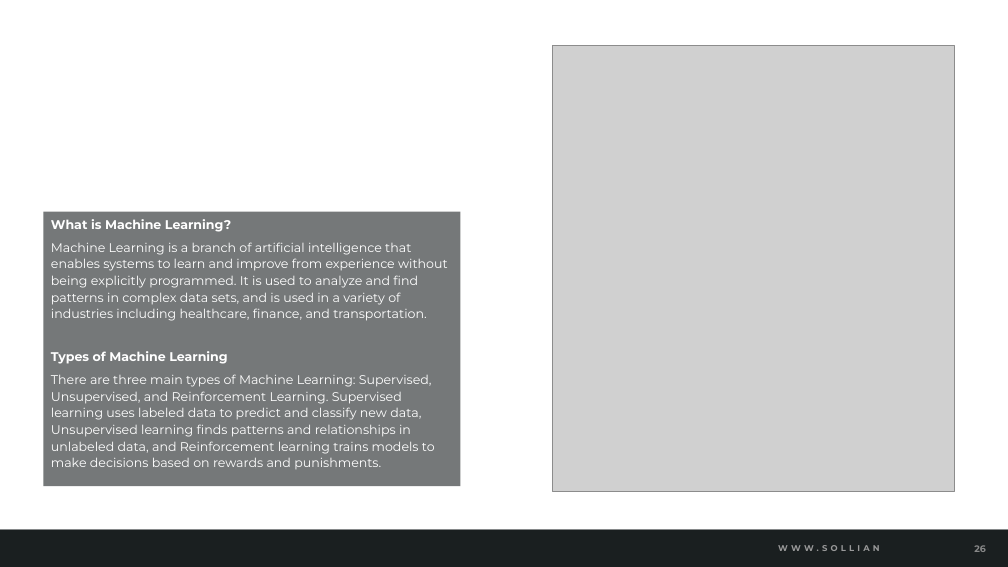
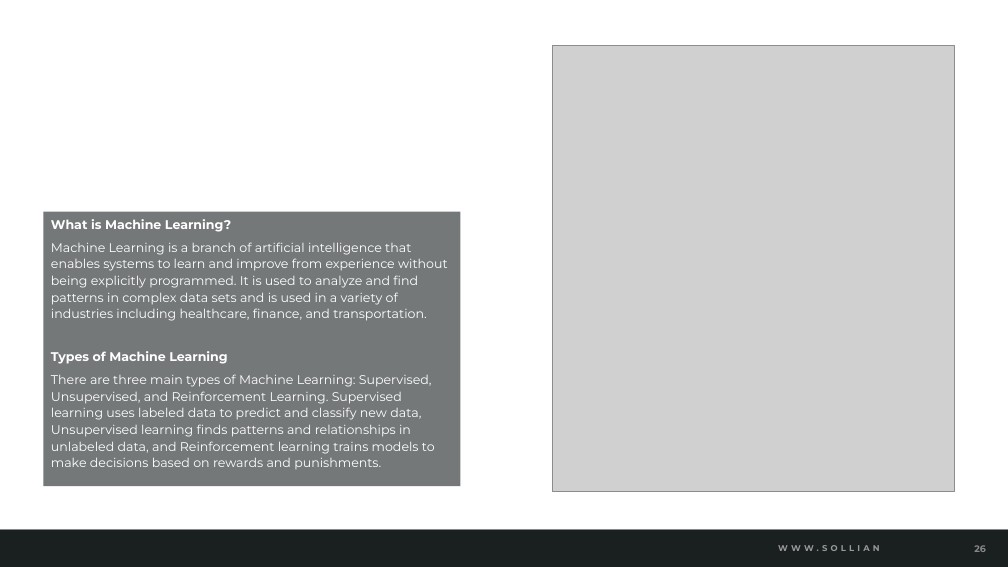
Before and after one commit to solliancenet/azure-data-engineering-conference-workshop-students, a slide deck: slide 26 of 06-Ingest and load data.pptx. Drawn at 1008x567 pixels with LibreOffice and Linux fonts; fonts in the diff are those of the drawing; grey boxes stand for pictures; background and template pictures are left out. Boxes give left, top, right and bottom in pixels: in the first picture for what was removed or moved away, otherwise in the second. Text is boxed around its words. In the diff, an @@ line names an element or a change of style, - is before the commit and + after.

Commit message:
Update ingest and load data presentation

```diff
--- a/06-Ingest and load data.pptx
+++ b/06-Ingest and load data.pptx
@@ text at <box>51,242,448,321</box>: text changed @@
-  Machine Learning is a branch of artificial intelligence that enables systems to learn and improve from experience without being explicitly programmed. It is used to analyze and find patterns in complex data sets, and is used in a variety of industries including healthcare, finance, and transportation.
+  Machine Learning is a branch of artificial intelligence that enables systems to learn and improve from experience without being explicitly programmed. It is used to analyze and find patterns in complex data sets and is used in a variety of industries including healthcare, finance, and transportation.
```
Also in this commit, not shown: 1 other slide changed.
